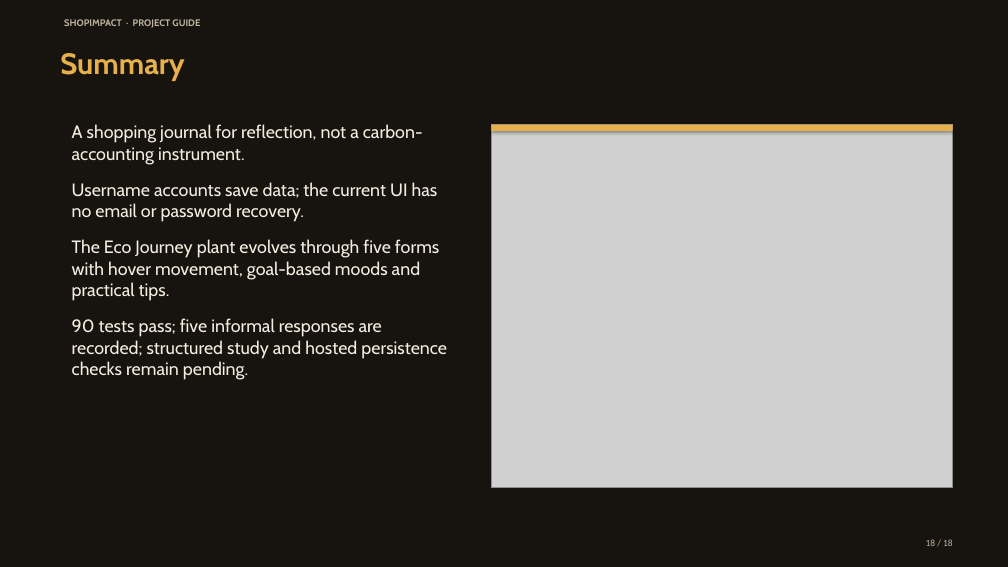
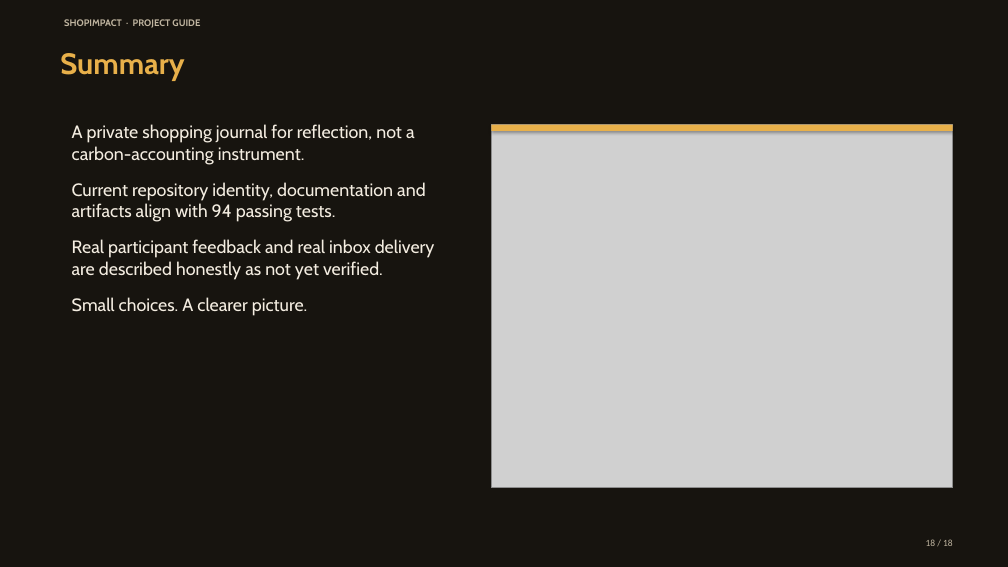
Before and after one commit to kavin-beep/IDAI102_1000527_ShopImpactAI_Kavin-K, a slide deck: slide 18 of output/presentation/ShopImpact_Vibrant_Deck.pptx. Drawn at 1008x567 pixels with LibreOffice and Linux fonts; fonts in the diff are those of the drawing; grey boxes stand for pictures. Boxes give left, top, right and bottom in pixels: in the first picture for what was removed or moved away, otherwise in the second. Text is boxed around its words. In the diff, an @@ line names an element or a change of style, - is before the commit and + after.

```diff
--- a/output/presentation/ShopImpact_Vibrant_Deck.pptx
+++ b/output/presentation/ShopImpact_Vibrant_Deck.pptx
@@ text at bbox=[72, 124, 435, 316]: text changed @@
-A shopping journal for reflection, not a carbon-accounting instrument.
-Username accounts save data; the current UI has no email or password recovery.
-The Eco Journey plant evolves through five forms with hover movement, goal-based moods and practical tips.
-90 tests pass; five informal responses are recorded; structured study and hosted persistence checks remain pending.
+A private shopping journal for reflection, not a carbon-accounting instrument.
+Current repository identity, documentation and artifacts align with 94 passing tests.
+Real participant feedback and real inbox delivery are described honestly as not yet verified.
+Small choices. A clearer picture.
```
Also in this commit, not shown: 9 other slides changed, 27 other files.
